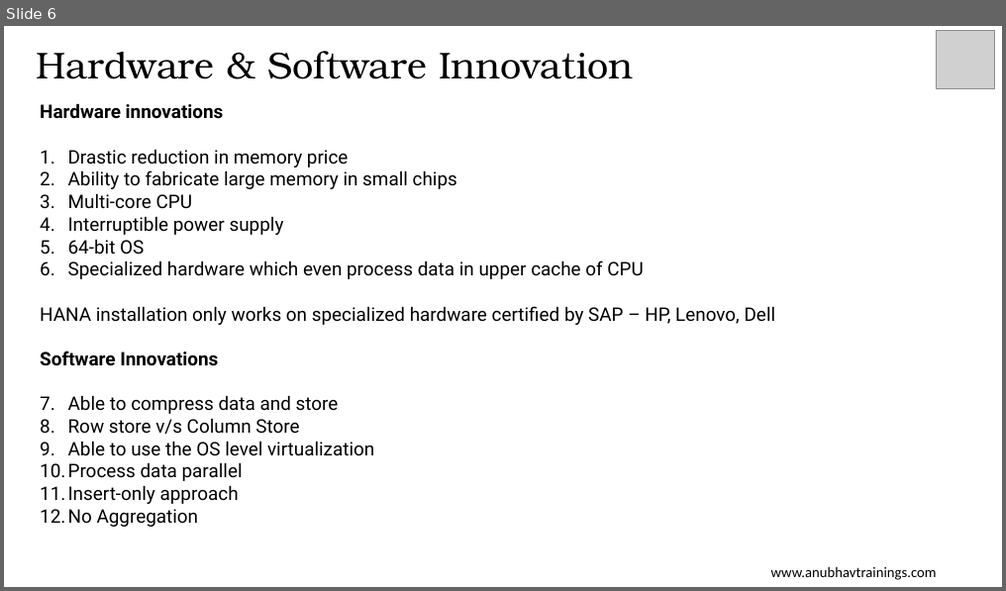
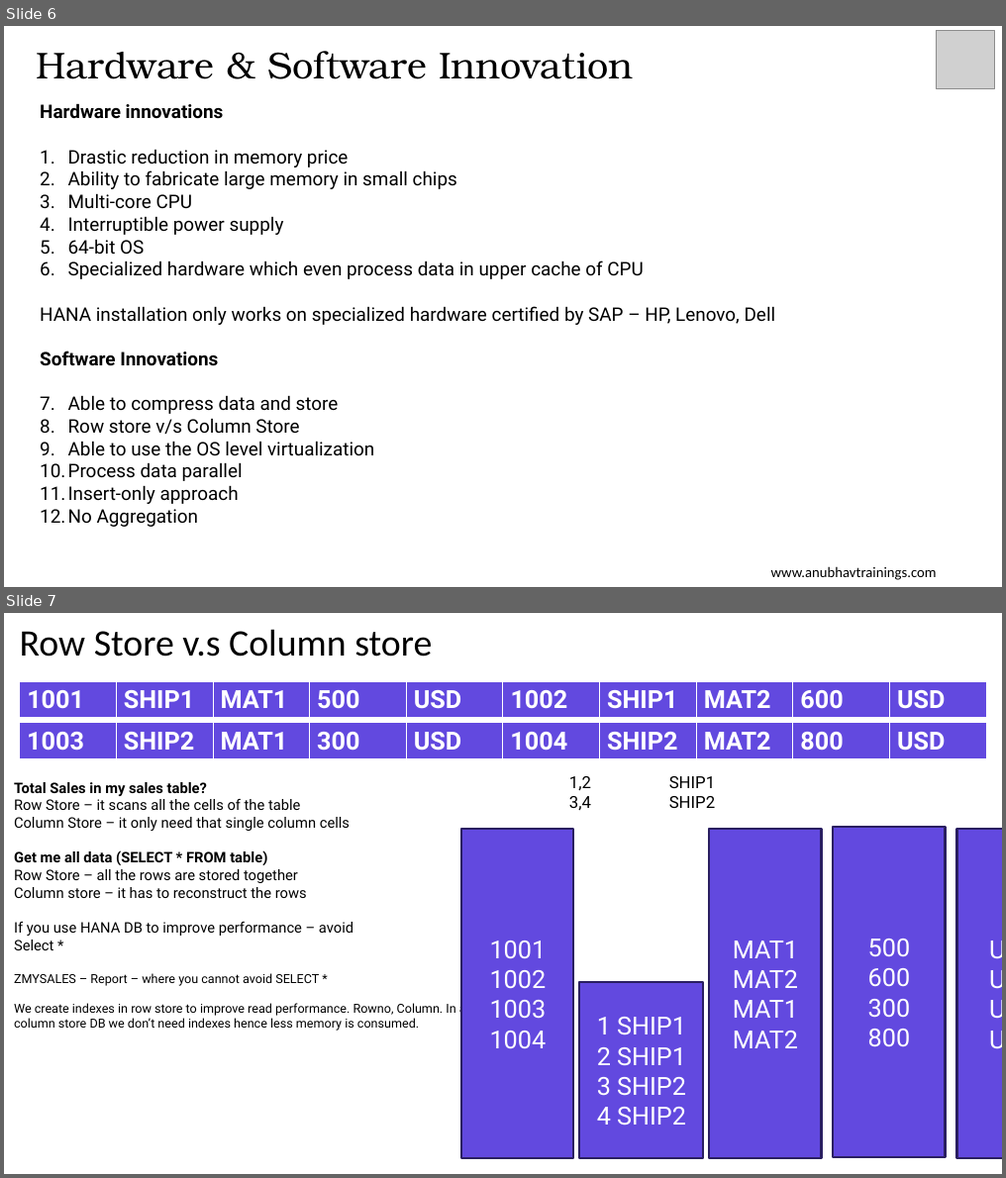
Before and after one commit to soyuztechnologies/ITC_Training, a slide deck: Day 1/Day 1.pptx. Shown one above the other, each under a label of ours: slide 6 before the commit, slides 6 and 7 after it. The pictures are 1006x591 and 1006x1178 pixels, drawn with LibreOffice and Linux fonts; fonts in the diff are those of the drawing; grey boxes stand for pictures; background and template pictures are left out. Boxes give left, top, right and bottom in pixels: in the first picture for what was removed or moved away, otherwise in the second. Text is boxed around its words. In the diff, an @@ line names an element or a change of style, - is before the commit and + after.

```diff
--- a/Day 1/Day 1.pptx
+++ b/Day 1/Day 1.pptx
@@ slide 7 added at bbox=[4, 613, 1002, 1174], background #FFFFFF @@
@@ title added at bbox=[20, 629, 432, 657], 36 pt, text #000000 @@
+Row Store v.s Column store
@@ table added at bbox=[20, 682, 985, 719], 1 rows, 10 columns @@
+1001 | SHIP1 | MAT1 | 500 | USD | 1002 | SHIP1 | MAT2 | 600 | USD
@@ table added at bbox=[20, 723, 985, 761], 1 rows, 10 columns @@
+1003 | SHIP2 | MAT1 | 300 | USD | 1004 | SHIP2 | MAT2 | 800 | USD
@@ text added at bbox=[14, 782, 466, 1031], 14 pt, text #000000 @@
+Total Sales in my sales table?
+Row Store – it scans all the cells of the table
+Column Store – it only need that single column cells
+Get me all data (SELECT * FROM table)
+Row Store – all the rows are stored together
+Column store – it has to reconstruct the rows
+If you use HANA DB to improve performance – avoid
+Select *
+ZMYSALES – Report – where you cannot avoid SELECT *
+We create indexes in row store to improve read performance. Rowno, Column. In a column store DB we don’t need indexes hence less memory is consumed.
@@ text added at bbox=[569, 776, 715, 811], 16 pt, text #000000 @@
+1,2 SHIP1
+3,4 SHIP2
@@ rectangle added at bbox=[461, 829, 573, 1158], fill #6249DF, outline #2B2062 2 pt, 24 pt, text #FFFFFF @@
+1001
+1002
+1003
+1004
@@ rectangle added at bbox=[709, 829, 822, 1158], fill #6249DF, outline #2B2062 2 pt, 24 pt, text #FFFFFF @@
+MAT1
+MAT2
+MAT1
+MAT2
@@ rectangle added at bbox=[833, 827, 945, 1157], fill #6249DF, outline #2B2062 2 pt, 24 pt, text #FFFFFF @@
+500
+600
+300
+800
@@ rectangle added at bbox=[957, 829, 1002, 1158], fill #6249DF, outline #2B2062 2 pt, 24 pt, text #FFFFFF @@
+USD
+USD
+USD
+USD
@@ rectangle added at bbox=[580, 982, 703, 1158], fill #6249DF, outline #2B2062 2 pt, 24 pt, text #FFFFFF @@
+1 SHIP1
+2 SHIP1
+3 SHIP2
+4 SHIP2
```
Also in this commit, not shown: 2 slides changed, 2 other slides added, 7 other files.
